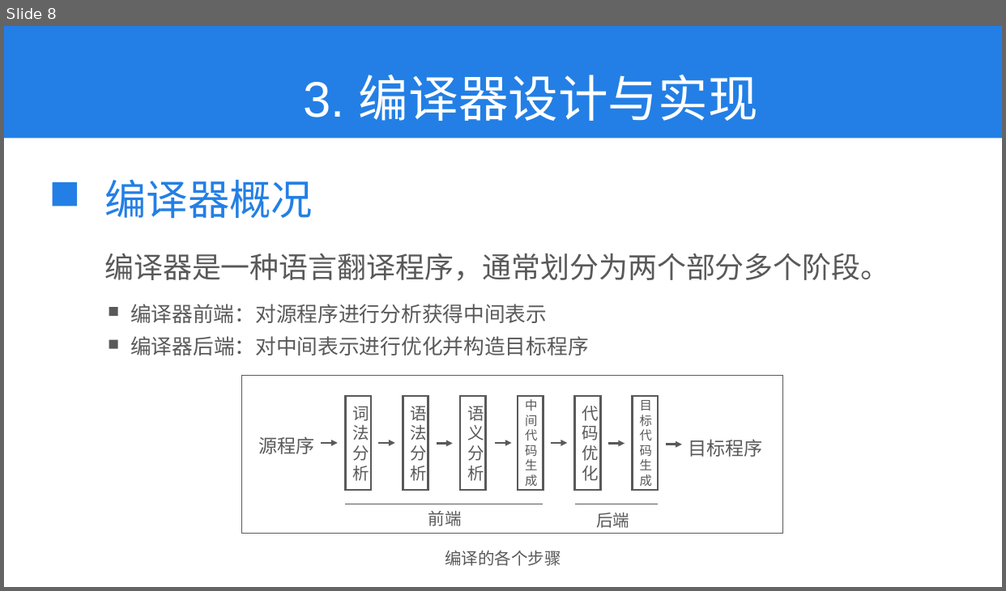
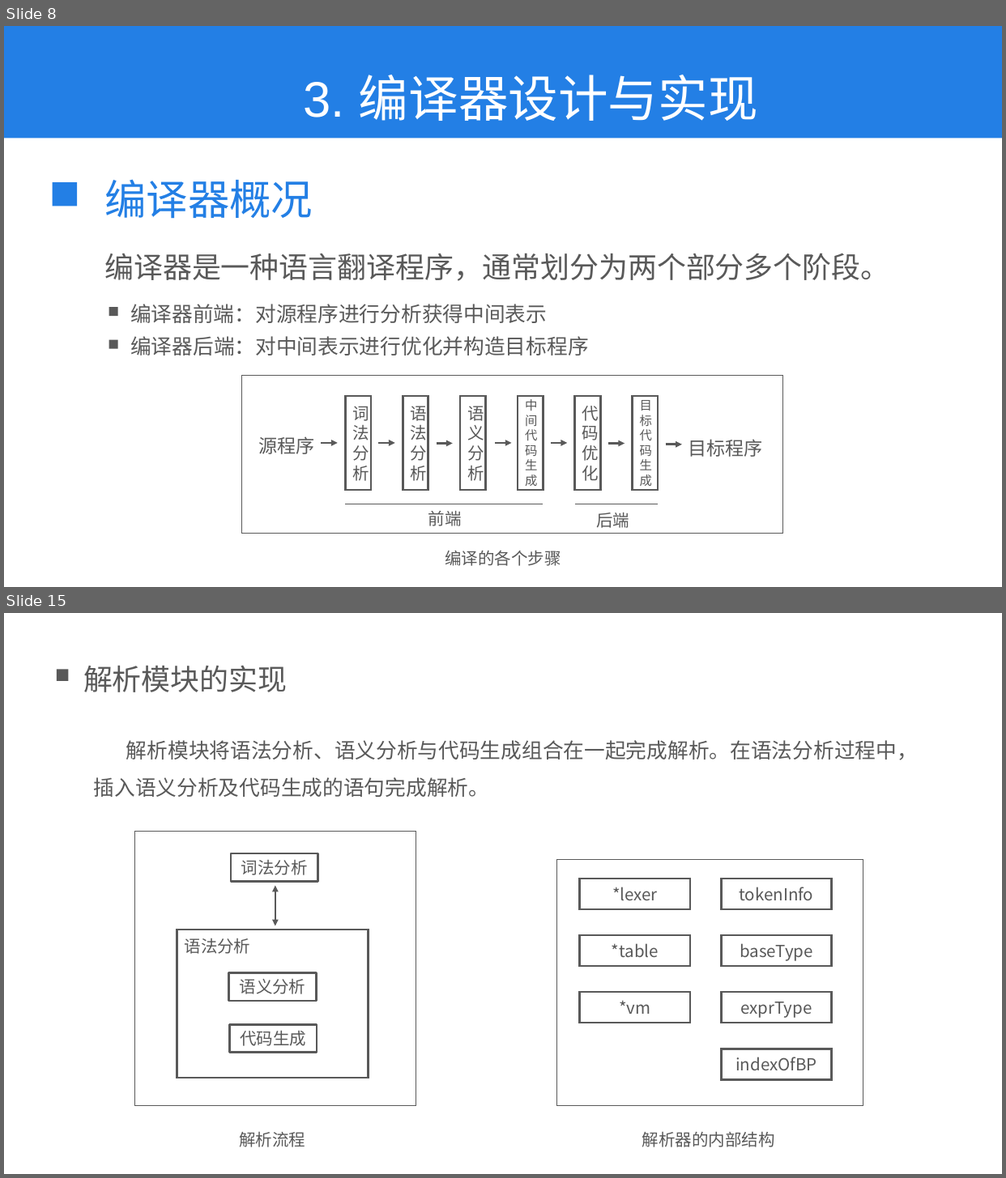
Before and after one commit to kkli28/cc, a slide deck: 论文相关/答辩ppt.pptx. Shown one above the other, each under a label of ours: slide 8 before the commit, slides 8 and 15 after it; the slides between them are not shown. The pictures are 1006x591 and 1006x1178 pixels, drawn with LibreOffice and Linux fonts; fonts in the diff are those of the drawing. Boxes give left, top, right and bottom in pixels: in the first picture for what was removed or moved away, otherwise in the second. Text is boxed around its words. In the diff, an @@ line names an element or a change of style, - is before the commit and + after.

```diff
--- a/论文相关/答辩ppt.pptx
+++ b/论文相关/答辩ppt.pptx
@@ slide 15 added at (x1=4, y1=613, x2=1002, y2=1174), background #FFFFFF @@
@@ rectangle added at (x1=57, y1=669, x2=68, y2=681), fill #595959 @@
@@ text added at (x1=83, y1=665, x2=287, y2=692), 28 pt, text #595959 @@
+解析模块的实现
@@ text added at (x1=94, y1=740, x2=918, y2=797), 20 pt, text #595959 @@
+解析模块将语法分析、语义分析与代码生成组合在一起完成解析。在语法分析过程中，插入语义分析及代码生成的语句完成解析。
@@ rectangle added at (x1=134, y1=831, x2=415, y2=1105), outline #595959 0.5 pt @@
@@ rectangle added at (x1=231, y1=854, x2=317, y2=882), outline #595959 2 pt, 16 pt, text #595959 @@
+词法分析
@@ rectangle added at (x1=556, y1=859, x2=863, y2=1106), outline #595959 0.5 pt @@
@@ rectangle added at (x1=580, y1=879, x2=690, y2=909), outline #595959 2 pt, 16 pt, text #595959 @@
+*lexer
@@ rectangle added at (x1=721, y1=879, x2=831, y2=909), outline #595959 2 pt, 16 pt, text #595959 @@
+tokenInfo
@@ double arrow added from (275, 885) to (275, 926), #595959 2 pt @@
@@ rectangle added at (x1=177, y1=930, x2=368, y2=1078), outline #595959 2 pt @@
@@ text added at (x1=185, y1=939, x2=251, y2=954), 16 pt, text #595959 @@
+语法分析
@@ rectangle added at (x1=580, y1=935, x2=690, y2=966), outline #595959 2 pt, 16 pt, text #595959 @@
+*table
@@ rectangle added at (x1=721, y1=935, x2=831, y2=966), outline #595959 2 pt, 16 pt, text #595959 @@
+baseType
@@ rectangle added at (x1=229, y1=973, x2=316, y2=1001), outline #595959 2 pt, 16 pt, text #595959 @@
+语义分析
@@ rectangle added at (x1=580, y1=993, x2=690, y2=1023), outline #595959 2 pt, 16 pt, text #595959 @@
+*vm
@@ rectangle added at (x1=721, y1=993, x2=831, y2=1023), outline #595959 2 pt, 16 pt, text #595959 @@
+exprType
@@ rectangle added at (x1=229, y1=1024, x2=316, y2=1053), outline #595959 2 pt, 16 pt, text #595959 @@
+代码生成
@@ rectangle added at (x1=721, y1=1050, x2=831, y2=1080), outline #595959 2 pt, 16 pt, text #595959 @@
+indexOfBP
@@ text added at (x1=239, y1=1132, x2=305, y2=1148), 16 pt, text #595959 @@
+解析流程
@@ text added at (x1=642, y1=1132, x2=775, y2=1148), 16 pt, text #595959 @@
+解析器的内部结构
```
Also in this commit, not shown: 6 slides changed, 4 other slides added, 1 other file.
